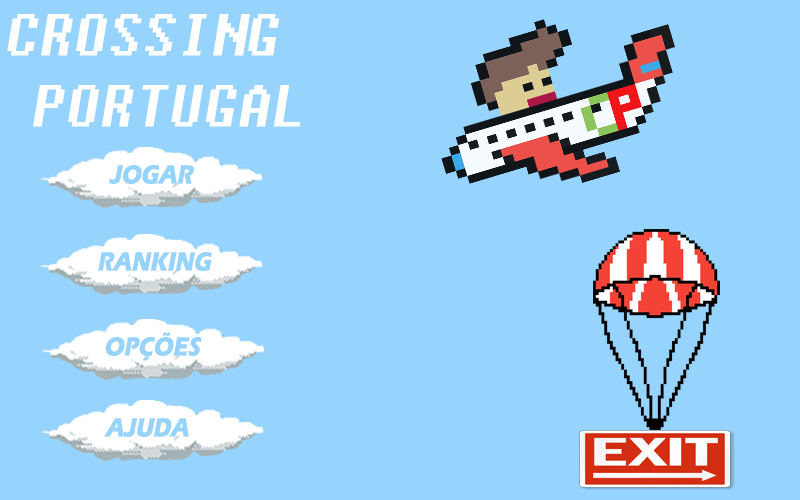
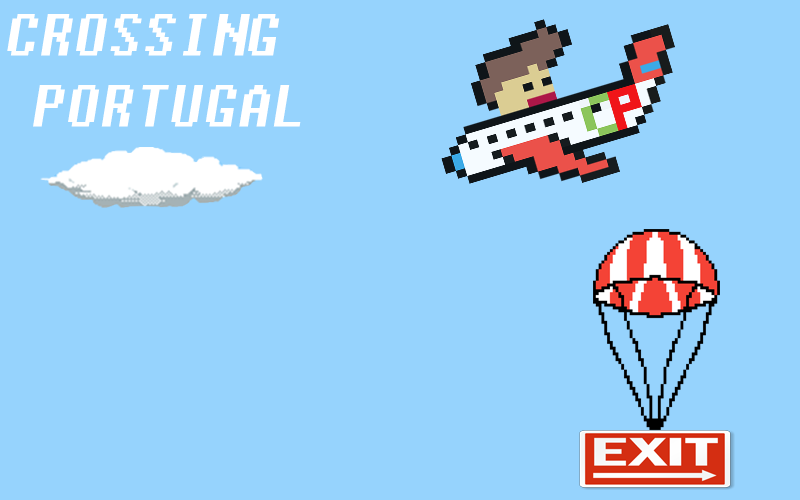
Layer changes from the first 800x500 image to the second:
hid "AJUDA" over [104, 418, 189, 437]
hid "OPÇÕES" over [105, 332, 202, 361]
hid "RANKING" over [98, 252, 212, 271]
hid "JOGAR" over [109, 165, 194, 184]
hid "Ajuda" over [41, 400, 264, 461]
hid "Opções" over [42, 319, 265, 380]
hid "Ranking" over [40, 234, 263, 295]
